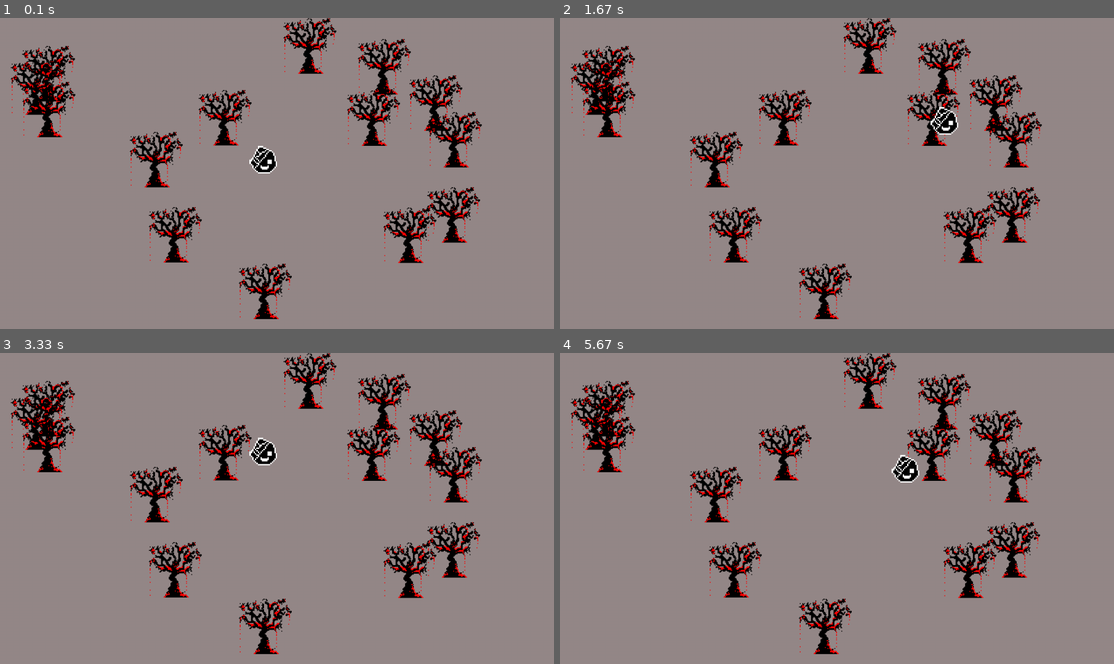
Above: before the commit, frames 1-4 (two rows, left to right).
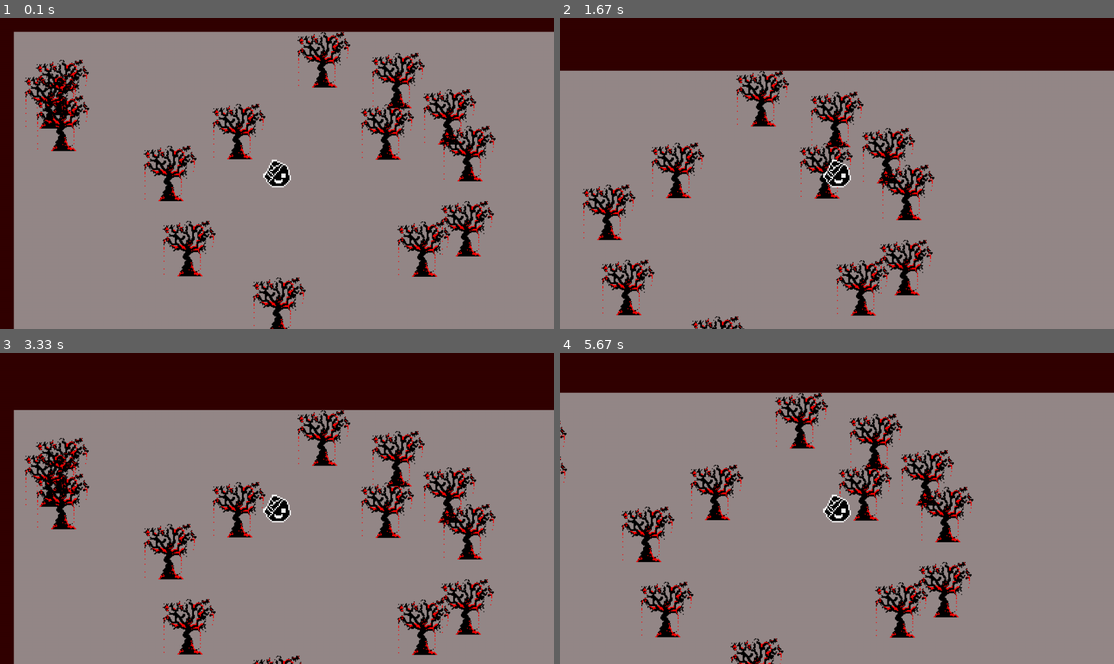
Above: after the commit, the same moments.

Repository: Ivan-napylov/Pygame
Game: pygame game, started from main.py
Two runs of this game, one before a commit and one after it. Both use one fixed random seed, a clock stepped at 60 frames per second and the inputs below.
Inputs:
- Up to frame 1 (0.1 s): no input
- Up to frame 2 (1.67 s): hold D 0.33-0.8 s; hold W 0.83-1.13 s; hold D 1.17-1.63 s
- Up to frame 3 (3.33 s): hold A 1.67-2.2 s; hold S 2.23-2.53 s; hold A 2.57-2.97 s; hold W from 3 s (still down)
- Up to frame 4 (5.67 s): release W at 3.37 s; hold D 3.4-4.03 s; hold S 4.07-4.43 s; hold A 4.47-4.93 s; hold D 4.97-5.43 s; hold W from 5.47 s (still down)

The runs differ from the first frame. In frame 1, 22% of the frame differs, in the area x 0-100%, y 0-100%; in frame 2, 32%; in frame 3, 36%; in frame 4, 27%.

Commit message:
Version: 0.1.1

Diff:
--- a/camera.py
+++ b/camera.py
@@ -4,14 +4,29 @@
     def __init__(self):
         super().__init__()
         self.disp = pygame.display.get_surface()
+
+        # Вектор камеры
+        self.offset = pygame.math.Vector2()
+        self.half_w = self.disp.get_size()[0] // 2
+        self.half_h = self.disp.get_size()[1] // 2
+
         self.bg = pygame.image.load('graphics/bg.png').convert_alpha()
         self.bg_rect = self.bg.get_rect(topleft = (0, 0))
-        self.width = 0
-        self.height = 0
 
-    def custom_draw(self):
+    def center_target_camera(self, target):
+        self.offset.x = target.rect.centerx - self.half_w
+        self.offset.y = target.rect.centery - self.half_h
+
+    def custom_draw(self, player):
+
+        self.center_target_camera(player)
+
         # Background
-        self.disp.blit(self.bg, self.bg_rect)
+        bg_offset = self.bg_rect.topleft - self.offset
+        self.disp.blit(self.bg, bg_offset)
+
+
         # Активные элементы
         for sprite in sorted(self.sprites(), key = lambda sprite: sprite.rect.centery):
-            self.disp.blit(sprite.image, sprite.rect)
+            offset_pos = sprite.rect.topleft - self.offset
+            self.disp.blit(sprite.image, offset_pos)
--- a/main.py
+++ b/main.py
@@ -49,7 +49,7 @@
 
             # Камера
             self.camera_group.update()
-            self.camera_group.custom_draw()
+            self.camera_group.custom_draw(self.player)
 
             pygame.display.update()
 
